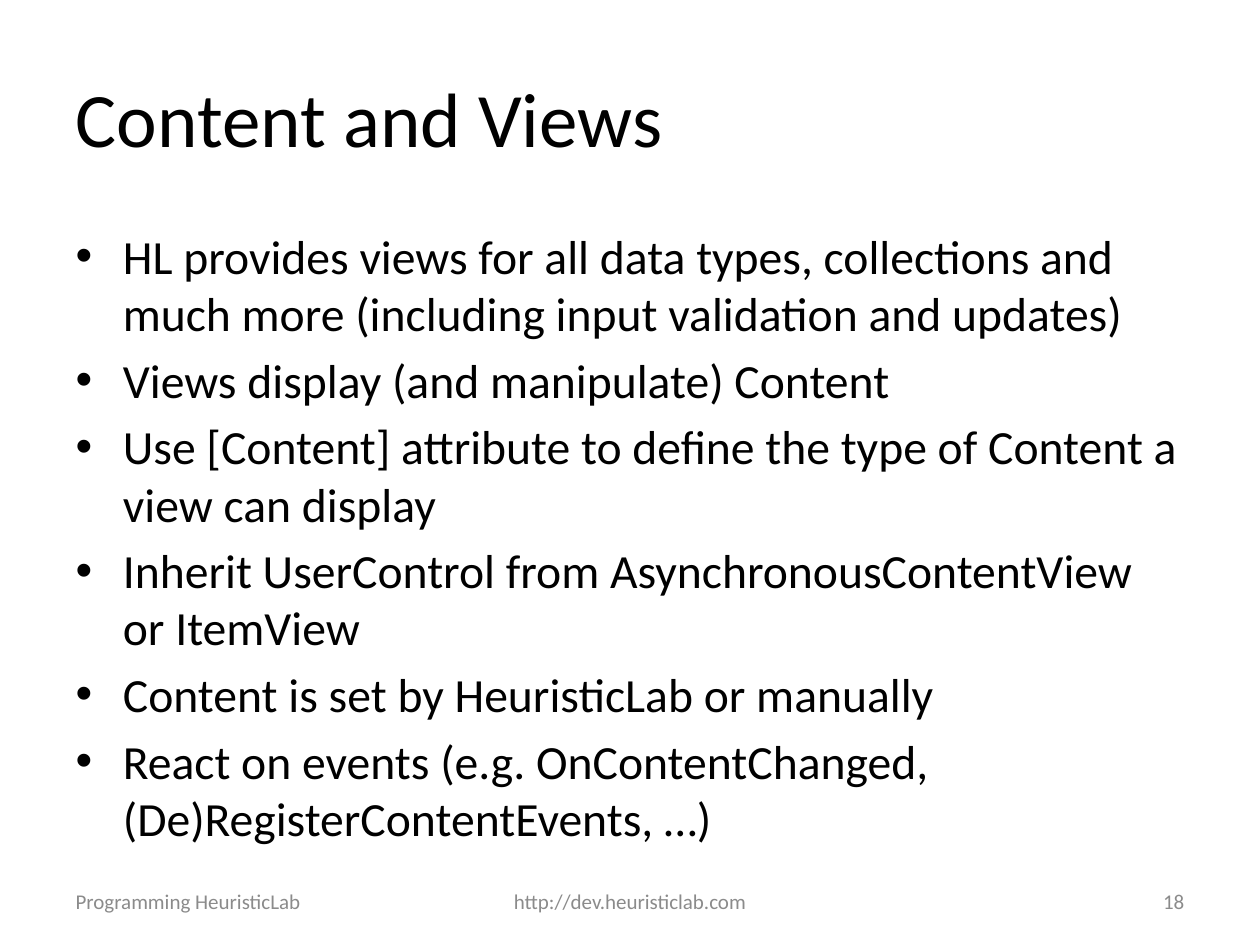
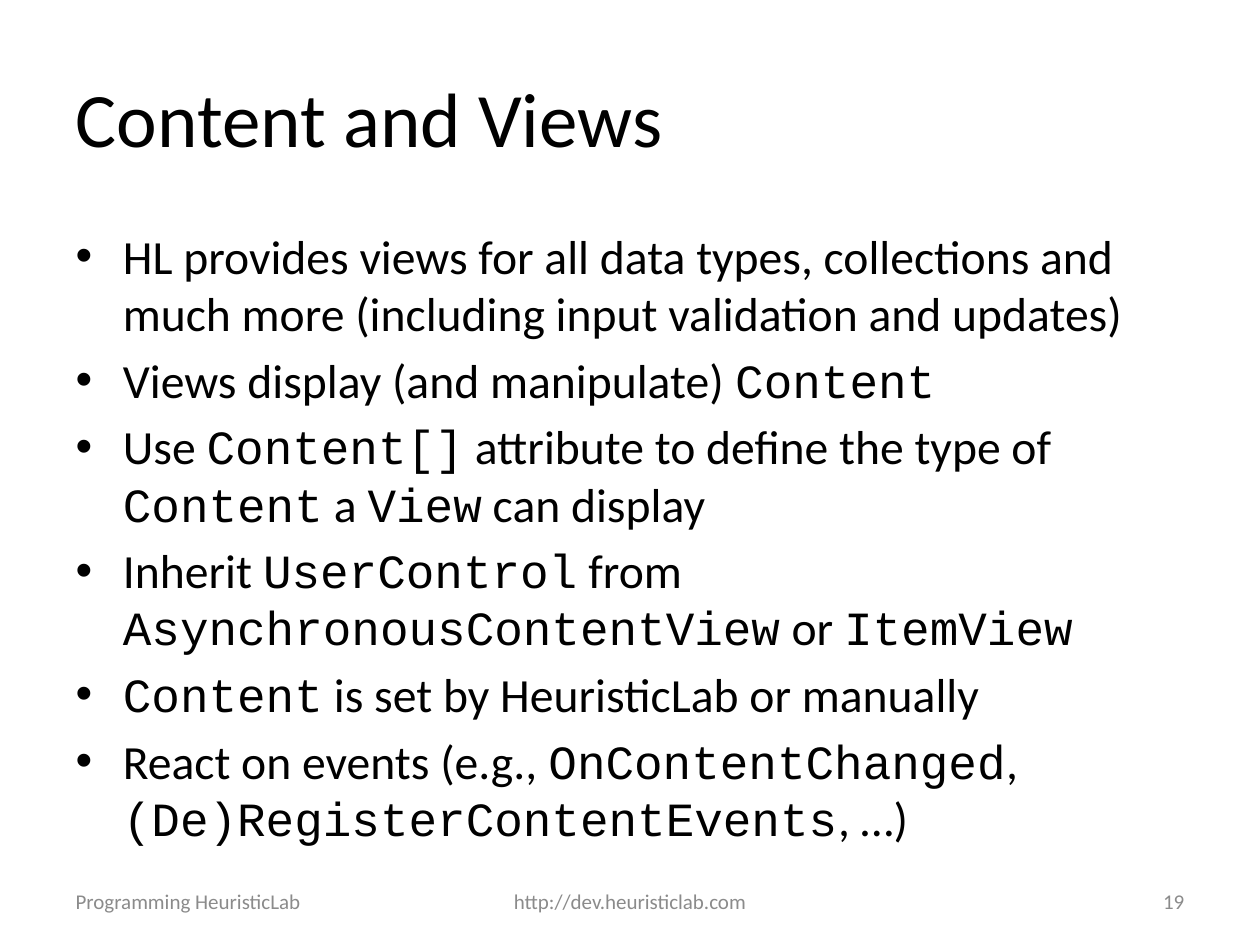
Before and after one commit to heal-research/HeuristicLab, a slide deck: slide 19 of documentation/Tutorials/Programming HeuristicLab - Basics.pptx (slide 18 before the commit). Drawn at 1260x945 pixels with LibreOffice and Linux fonts; fonts in the diff are those of the drawing; background and template pictures are left out. Boxes give left, top, right and bottom in pixels: in the first picture for what was removed or moved away, otherwise in the second. Text is boxed around its words. In the diff, an @@ line names an element or a change of style, - is before the commit and + after.

```diff
--- a/documentation/Tutorials/Programming HeuristicLab - Basics.pptx
+++ b/documentation/Tutorials/Programming HeuristicLab - Basics.pptx
@@ text at (x1=123, y1=363, x2=1073, y2=720): font Calibri to Courier New in "Content", "UserControl AsynchronousContentView ItemView", "Content" @@
@@ text at (x1=123, y1=430, x2=1051, y2=530): text changed @@
-• Use [Content] attribute to define the type of Content a view can display
+• Use Content[] attribute to define the type of Content a View can display
@@ text at (x1=123, y1=744, x2=1018, y2=846): text changed; font Calibri to Courier New @@
-• React on events (e.g. OnContentChanged, (De)RegisterContentEvents, …)
+• React on events (e.g., OnContentChanged, (De)RegisterContentEvents, …)
@@ page number at (x1=1163, y1=895, x2=1184, y2=909): text changed @@
-18
+19
```
Also in this commit, not shown: 15 other slides changed, 1 slide added, 3 other files.
